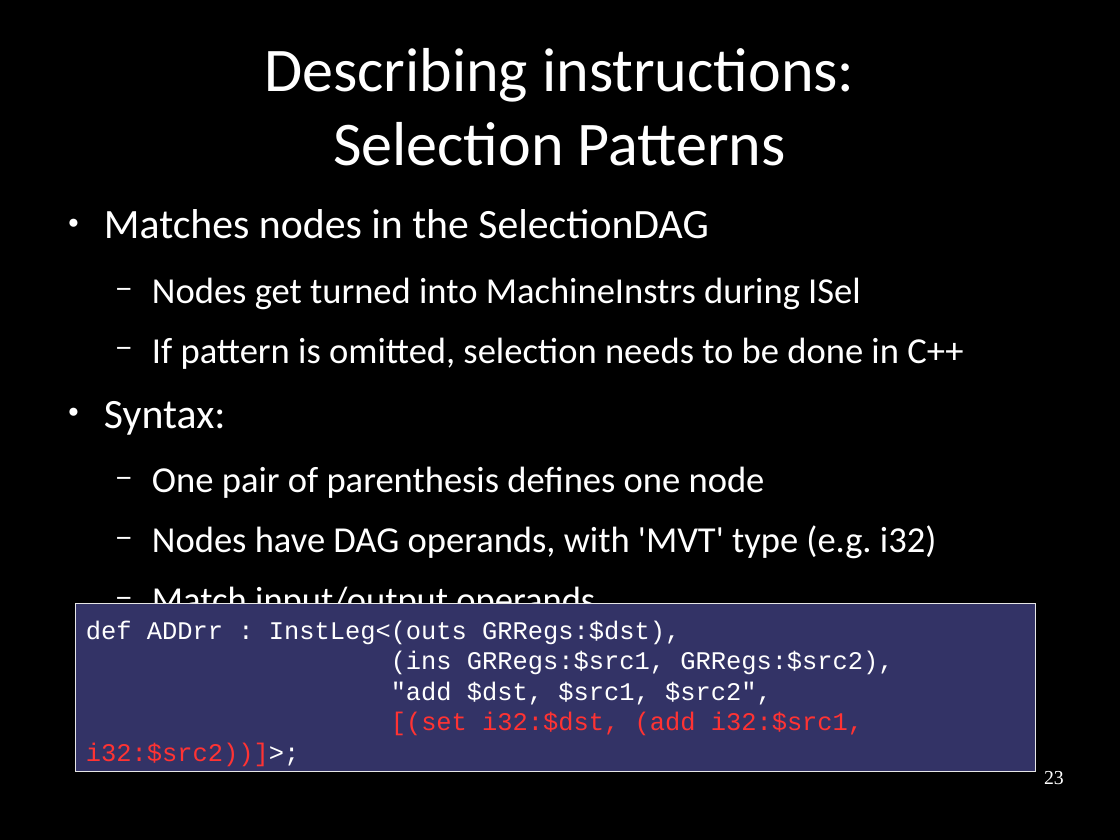
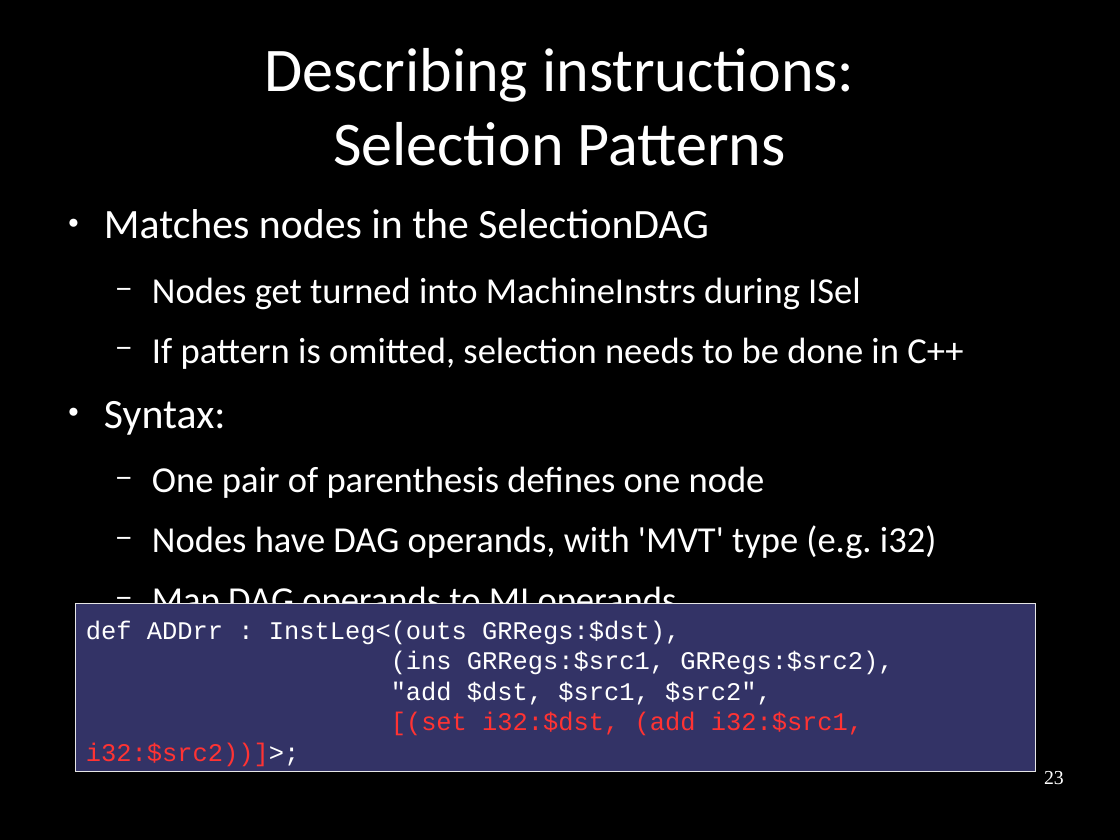
Before and after one commit to frasercrmck/llvm-leg, a slide deck: slide 23 of docs/Codeplay/Slides.odp. Drawn at 1120x840 pixels with LibreOffice and Linux fonts; fonts in the diff are those of the drawing. Boxes give left, top, right and bottom in pixels: in the first picture for what was removed or moved away, otherwise in the second. Text is boxed around its words. In the diff, an @@ line names an element or a change of style, - is before the commit and + after.

```diff
--- a/docs/Codeplay/Slides.odp
+++ b/docs/Codeplay/Slides.odp
@@ text at (x1=152, y1=582, x2=677, y2=622): text changed @@
-  − Match input/output operands
+  − Map DAG operands to MI operands
```
Also in this commit, not shown: 11 other slides changed, 1 slide removed.
